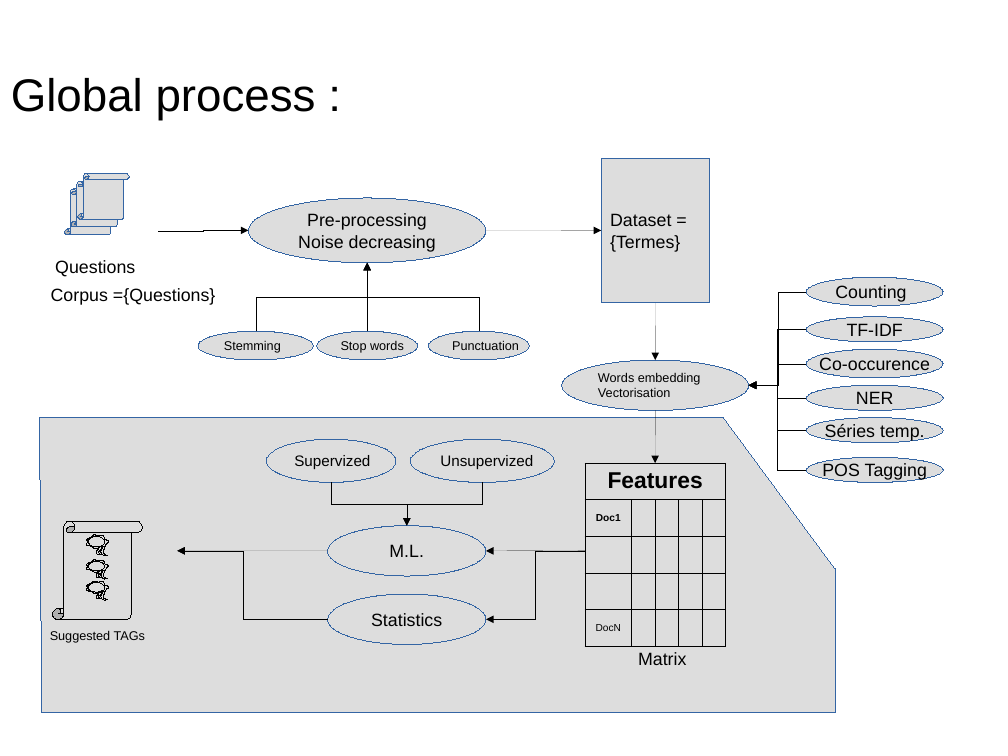
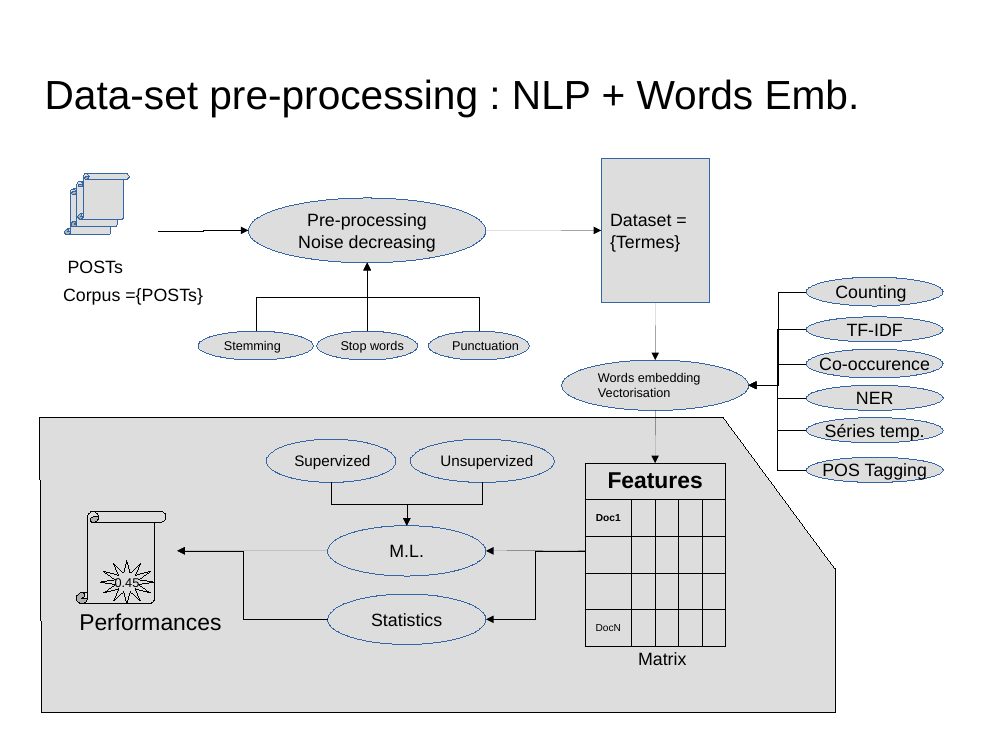
Before and after one commit to dataforcast/OC_Datascientist, a slide deck: slide 13 of P6/report/Openclassrooms_ParcoursDatascientist_P6-V1.odp (slide 11 before the commit). Drawn at 1008x756 pixels with LibreOffice and Linux fonts; fonts in the diff are those of the drawing; background and template pictures are left out. Boxes give left, top, right and bottom in pixels: in the first picture for what was removed or moved away, otherwise in the second. Text is boxed around its words. In the diff, an @@ line names an element or a change of style, - is before the commit and + after.

```diff
--- a/P6/report/Openclassrooms_ParcoursDatascientist_P6-V1.odp
+++ b/P6/report/Openclassrooms_ParcoursDatascientist_P6-V1.odp
@@ title at <box>45,79,860,117</box>: text changed; size 36 to 32 pt @@
-Global process :
+Data-set pre-processing : NLP + Words Emb.
@@ text at <box>68,260,123,273</box>: text changed @@
-Questions
+POSTs
@@ text at <box>63,288,203,305</box>: text changed @@
-Corpus ={Questions}
+Corpus ={POSTs}
@@ freeform shape at <box>39,418,835,713</box>: outline #3465A4 0 pt to #000000 0 pt @@
@@ vertical scroll: place and size @@
-vertical scroll at <box>52,521,142,620</box>
+vertical scroll at <box>76,511,166,604</box>
@@ freeform shape added at <box>101,561,155,604</box>, fill #DDDDDD, outline #000000 0 pt, 10 pt, text #000000 @@
+0.45
@@ text added at <box>79,613,221,631</box>, 18 pt, text #000000 @@
+Performances
@@ group removed at <box>50,535,145,643</box>: 3 freeform shapes, 1 text @@
-Suggested TAGs
```
Also in this commit, not shown: 8 other slides changed, 2 slides added, 4 other files.
